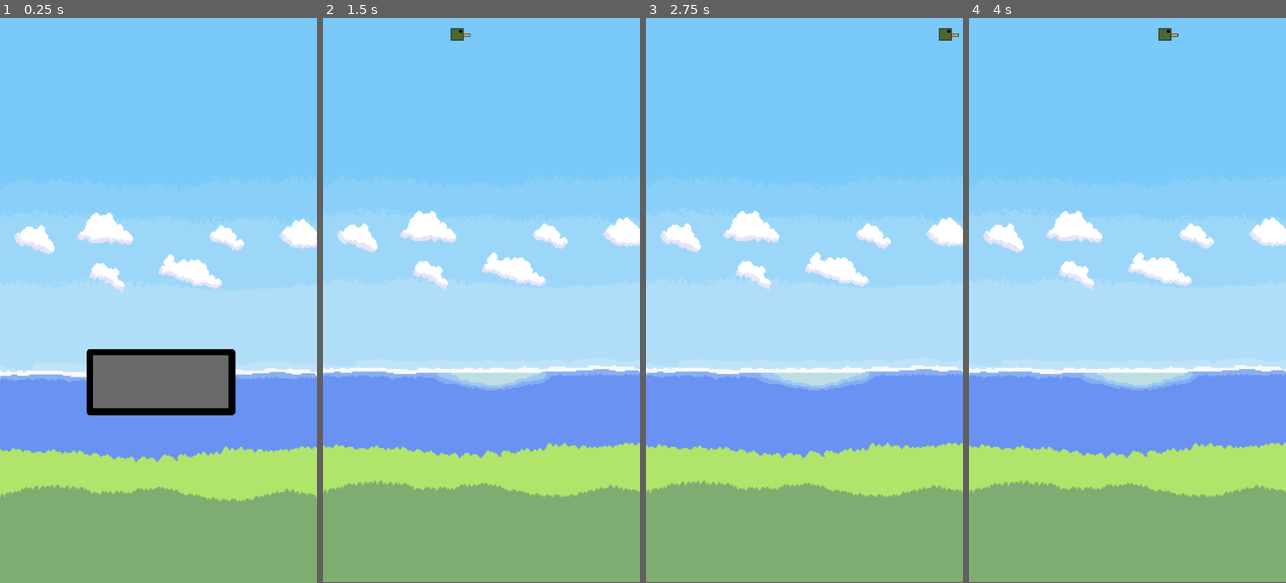
Above: before the commit, frames 1-4 (left to right).
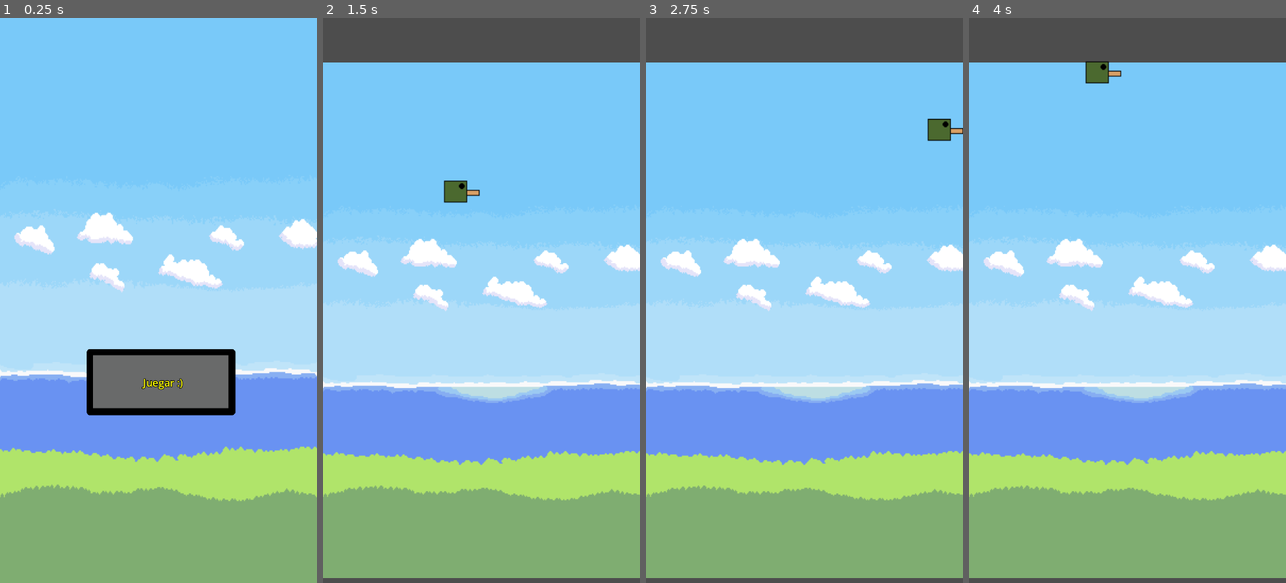
Above: after the commit, the same moments.

Repository: Flamenser/JuegoPato
Game: Godot game, scene res://Menu.tscn
The game is run twice, just before and just after one commit, with the same random seed, the same clock (stepped at 60 frames per second) and the same inputs.
Inputs (mouse positions are in pixels of both pictures, inside the frame that each line leads up to):
- Up to frame 1 (0.25 s): no input
- Up to frame 2 (1.5 s): click (484, 379) at 0.5 s; move the mouse to (551, 272) at 1.27 s; click (551, 272) at 1.42 s
- Up to frame 3 (2.75 s): move the mouse to (741, 328) at 2.02 s; click (741, 328) at 2.17 s
- Up to frame 4 (4 s): move the mouse to (1159, 176) at 2.77 s; click (1159, 176) at 2.92 s; move the mouse to (1111, 413) at 3.52 s; click (1111, 413) at 3.67 s

The runs differ from the first frame. In frame 1, 0.1% of the frame differs, in the area x 44-58%, y 63-66%; in frame 2, 20%; in frame 3, 20%, in the area x 0-100%, y 0-100%; in frame 4, 20%.

Commit message:
Zona de muerte, y Menu
Añadimos la zona de muerte, se arreglo el área del sprite para dar vuelta y añadimos un pequeño menú al perder

Diff:
--- /dev/null
+++ b/Juego.gd
@@ -0,0 +1,19 @@
+extends Node2D
+
+
+func _on_reinicio_pressed():
+	get_tree().paused = false
+	get_tree().reload_current_scene()
+
+
+func _on_menu_pressed():
+	get_tree().paused = false
+	get_tree().change_scene_to_file("res://Menu.tscn")
+
+func on_game_over():
+	$MenuPartida.visible = true
+	get_tree().paused = true  # Pausa el juego
+
+func _on_death_zone_body_entered(body):
+	if body.name == "Jugador":  # Asegúrate de que es el jugador
+		on_game_over()
--- a/Juego.tscn
+++ b/Juego.tscn
@@ -1,29 +1,86 @@
-[gd_scene load_steps=5 format=3 uid="uid://bykcy5e7xbfri"]
+[gd_scene load_steps=8 format=3 uid="uid://bykcy5e7xbfri"]
 
 [ext_resource type="Texture2D" uid="uid://c23rh12mphlbe" path="res://Imagenes/Fondo chido.png" id="1_7ni0n"]
+[ext_resource type="Script" path="res://Juego.gd" id="1_n34co"]
 [ext_resource type="Script" path="res://Jugador.gd" id="2_7tbpi"]
 [ext_resource type="Texture2D" uid="uid://b3fhpwsgboejj" path="res://Imagenes/patobase.png" id="3_a70dq"]
+[ext_resource type="LabelSettings" uid="uid://4iw2cg58i8fi" path="res://Letra.tres" id="5_sqlut"]
 
 [sub_resource type="RectangleShape2D" id="RectangleShape2D_n3gy4"]
-size = Vector2(17, 7)
+size = Vector2(27, 13)
 
-[node name="Node2D" type="Node2D"]
+[sub_resource type="RectangleShape2D" id="RectangleShape2D_vbxfh"]
+size = Vector2(735.932, 22.9202)
 
-[node name="Sprite2D" type="Sprite2D" parent="."]
-position = Vector2(360.5, 639)
-scale = Vector2(1.205, 1.42)
+[node name="Juego" type="Node2D"]
+script = ExtResource("1_n34co")
+
+[node name="Tap" type="TouchScreenButton" parent="."]
+position = Vector2(369, 771)
+scale = Vector2(8.11616, -15.8164)
+
+[node name="Tap2" type="Sprite2D" parent="."]
+position = Vector2(362, 685)
+scale = Vector2(1.20873, 1.29868)
 texture = ExtResource("1_7ni0n")
 
 [node name="Jugador" type="CharacterBody2D" parent="."]
+position = Vector2(0, 66)
 motion_mode = 1
 script = ExtResource("2_7tbpi")
 
 [node name="CollisionShape2D" type="CollisionShape2D" parent="Jugador"]
-position = Vector2(51.5, 38.5)
+position = Vector2(67, 65)
 shape = SubResource("RectangleShape2D_n3gy4")
 debug_color = Color(0, 0.6, 0.701961, 0.419608)
 
 [node name="SpriteJugador" type="Sprite2D" parent="Jugador"]
-position = Vector2(32, 34)
-scale = Vector2(1.03906, 1.05469)
+position = Vector2(30, 56)
+scale = Vector2(1.8789, 1.90235)
 texture = ExtResource("3_a70dq")
+
+[node name="DeathZone" type="Area2D" parent="."]
+
+[node name="CollisionShape2D" type="CollisionShape2D" parent="DeathZone"]
+position = Vector2(363, 1272)
+scale = Vector2(0.986589, -1.23837)
+shape = SubResource("RectangleShape2D_vbxfh")
+
+[node name="MenuPartida" type="CanvasLayer" parent="."]
+visible = false
+
+[node name="Control" type="Control" parent="MenuPartida"]
+layout_mode = 3
+anchors_preset = 0
+offset_right = 40.0
+offset_bottom = 40.0
+
+[node name="Perdiste" type="Label" parent="MenuPartida"]
+offset_left = 302.0
+offset_top = 422.0
+offset_right = 418.0
+offset_bottom = 468.0
+text = "Perdiste :("
+label_settings = ExtResource("5_sqlut")
+horizontal_alignment = 1
+
+[node name="Reinicio" type="Button" parent="MenuPartida"]
+process_mode = 2
+offset_left = 190.0
+offset_top = 486.0
+offset_right = 333.0
+offset_bottom = 547.0
+text = "Reiniciar"
+
+[node name="Menu" type="Button" parent="MenuPartida"]
+process_mode = 2
+offset_left = 380.0
+offset_top = 485.0
+offset_right = 523.0
+offset_bottom = 546.0
+text = "Menú"
+
+[connection signal="pressed" from="Tap" to="Jugador" method="_on_tap_pressed"]
+[connection signal="body_entered" from="DeathZone" to="." method="_on_death_zone_body_entered"]
+[connection signal="pressed" from="MenuPartida/Reinicio" to="." method="_on_reinicio_pressed"]
+[connection signal="pressed" from="MenuPartida/Menu" to="." method="_on_menu_pressed"]
--- a/Jugador.gd
+++ b/Jugador.gd
@@ -1,19 +1,45 @@
 extends CharacterBody2D
 # Velocidad del jugador
-var speed = 300
+# Configuración del movimiento
+@export var gravity = 800         # Fuerza de gravedad
+@export var jump_force = -400     # Fuerza de salto
+@export var max_fall_speed = 600  # Velocidad máxima de caída
+@export var speed = 300           # Velocidad horizontal
 
 # Dirección inicial
 var direction = Vector2.RIGHT
 
 func _physics_process(delta):
+	# Aplicar gravedad al jugador
+	if velocity.y < max_fall_speed:
+		velocity.y += gravity * delta
+
+	# Movimiento horizontal
+	velocity.x = direction.x * speed
+
 	# Mover al jugador
-	velocity = direction * speed
 	move_and_slide()
 
-	# Detectar si toca los bordes
-	if position.x <= 0 or position.x >= get_viewport_rect().size.x:
+	# Detectar si toca los bordes de la pantalla
+	if position.x <= 0 or position.x >= 643:
 		reverse_direction()
 
 func reverse_direction():
 	# Cambiar la dirección horizontal
 	direction.x *= -1
+
+func _input(event):
+	# Detectar si el jugador toca la pantalla
+	if event is InputEventScreenTouch and event.pressed:
+		jump()
+
+func jump():
+	# Aplicar fuerza de salto
+	velocity.y = jump_force
+
+func end():
+	if position.y == 0:
+		$"../Panel".show
+
+func _on_tap_pressed():
+	jump()
--- /dev/null
+++ b/Letra.tres
@@ -0,0 +1,8 @@
+[gd_resource type="LabelSettings" format=3 uid="uid://4iw2cg58i8fi"]
+
+[resource]
+font_size = 23
+font_color = Color(1, 1, 0, 1)
+outline_size = 5
+outline_color = Color(0.00784314, 0.00784314, 0.00784314, 1)
+shadow_color = Color(0.00784314, 0.00784314, 0.00784314, 0)
--- a/Menu.tscn
+++ b/Menu.tscn
@@ -1,8 +1,9 @@
-[gd_scene load_steps=4 format=3 uid="uid://bmibqd40uid37"]
+[gd_scene load_steps=5 format=3 uid="uid://bmibqd40uid37"]
 
 [ext_resource type="Script" path="res://Menu.gd" id="1_3o8wy"]
 [ext_resource type="Texture2D" uid="uid://c23rh12mphlbe" path="res://Imagenes/Fondo chido.png" id="1_s7oat"]
 [ext_resource type="Texture2D" uid="uid://c4ojenm6fi731" path="res://Imagenes/boton.png" id="3_uwulu"]
+[ext_resource type="LabelSettings" uid="uid://4iw2cg58i8fi" path="res://Letra.tres" id="4_q61pn"]
 
 [node name="Node2D" type="Node2D"]
 script = ExtResource("1_3o8wy")
@@ -19,4 +20,14 @@
 offset_bottom = 925.0
 texture_normal = ExtResource("3_uwulu")
 
+[node name="Label" type="Label" parent="Jugar"]
+offset_left = 55.0
+offset_top = 47.0
+offset_right = 357.0
+offset_bottom = 156.0
+text = "Juegar :)"
+label_settings = ExtResource("4_q61pn")
+horizontal_alignment = 1
+vertical_alignment = 1
+
 [connection signal="pressed" from="Jugar" to="." method="_on_jugar_pressed"]
--- a/project.godot
+++ b/project.godot
@@ -19,7 +19,12 @@
 
 window/size/viewport_width=720
 window/size/viewport_height=1280
+window/size/resizable=false
 window/stretch/aspect="ignore"
+
+[input_devices]
+
+pointing/emulate_touch_from_mouse=true
 
 [rendering]
 
